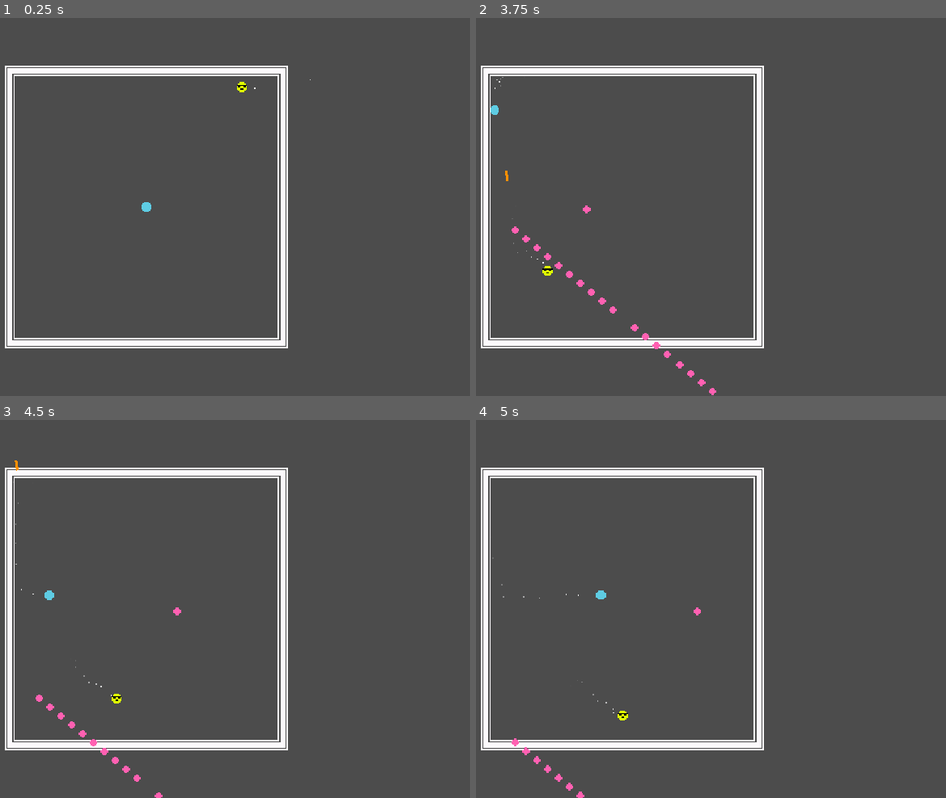
Above: before the commit, frames 1-4 (two rows, left to right).
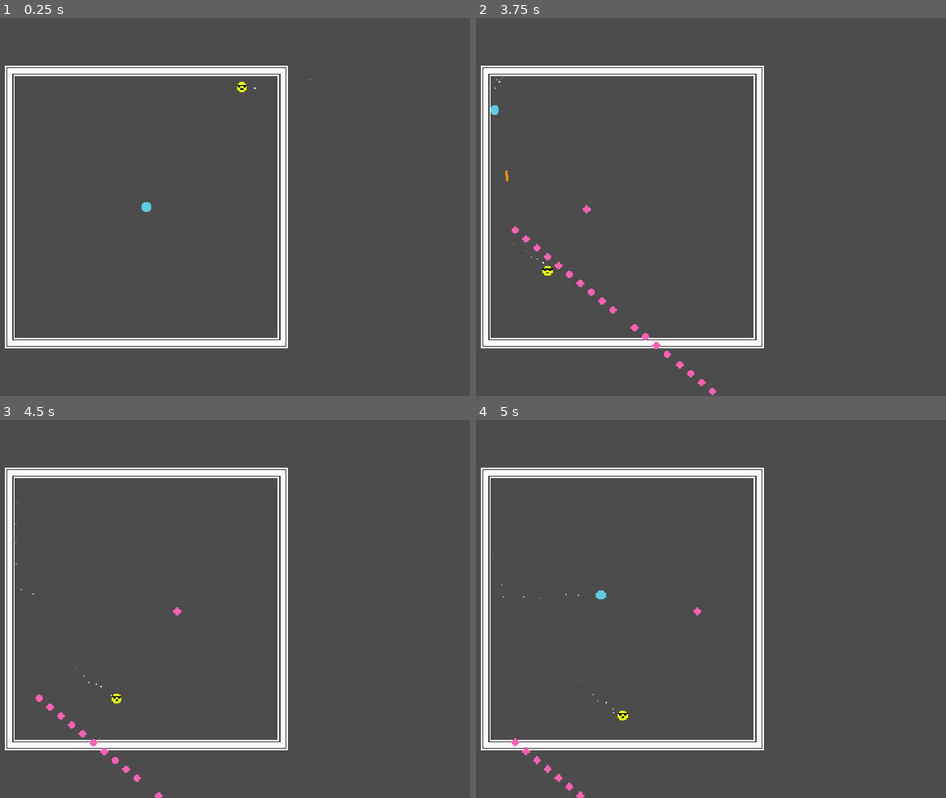
Above: after the commit, the same moments.

Repository: kingoftheconnors/bullet-hell-awesome
Game: Godot game, scene res://test.tscn
The game is run twice, just before and just after one commit, with the same random seed, the same clock (stepped at 60 frames per second) and the same inputs. The project has no main scene, so this scene is started directly.
Inputs:
- Up to frame 1 (0.25 s): no input
- Up to frame 2 (3.75 s): tap Enter at 0.5 s; hold Up (ui_up) 0.53-2.03 s; hold Left (ui_left) 2.03-3.53 s; hold Down (ui_down) from 3.53 s (still down)
- Up to frame 3 (4.5 s): release Down (ui_down) at 4.28 s; hold Right (ui_right) from 4.28 s (still down)
- Up to frame 4 (5 s): keep holding Right (ui_right)

Frames 1-2 are identical in both runs. In frame 3, less than 0.1% of the frame differs, in the area x 3-12%, y 10-48%; in frame 4, nothing differs.

Commit message:
Change Flechette hitbox size

Diff:
--- a/Bullets/Flechette.tscn
+++ b/Bullets/Flechette.tscn
@@ -4,8 +4,8 @@
 [ext_resource path="res://Bullets/Bullet.gd" type="Script" id=2]
 [ext_resource path="res://Bullets/FlechetteRotate.gd" type="Script" id=3]
 
-[sub_resource type="CircleShape2D" id=1]
-radius = 3.0
+[sub_resource type="RectangleShape2D" id=1]
+extents = Vector2( 4, 1 )
 
 [node name="Area2D" type="Area2D"]
 collision_layer = 2
